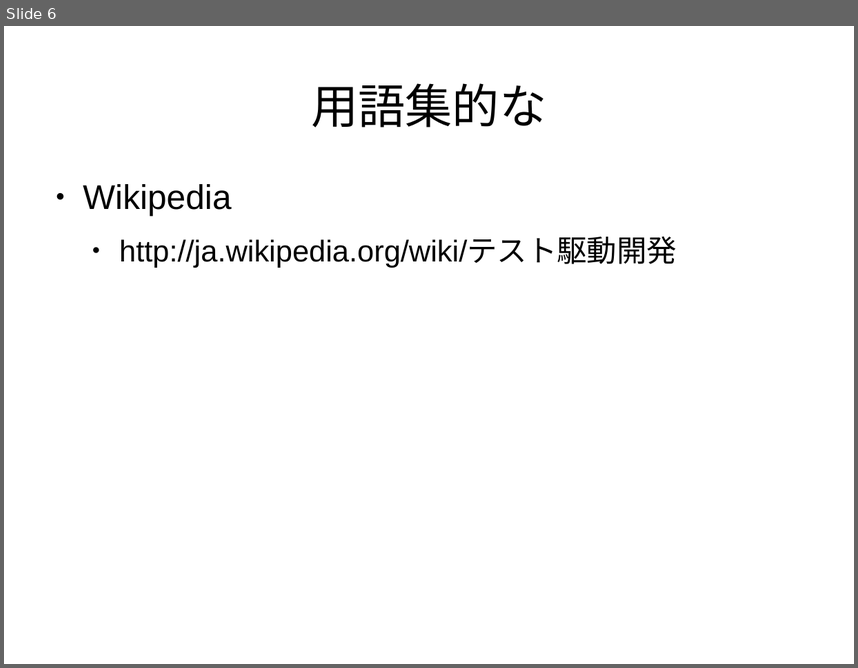
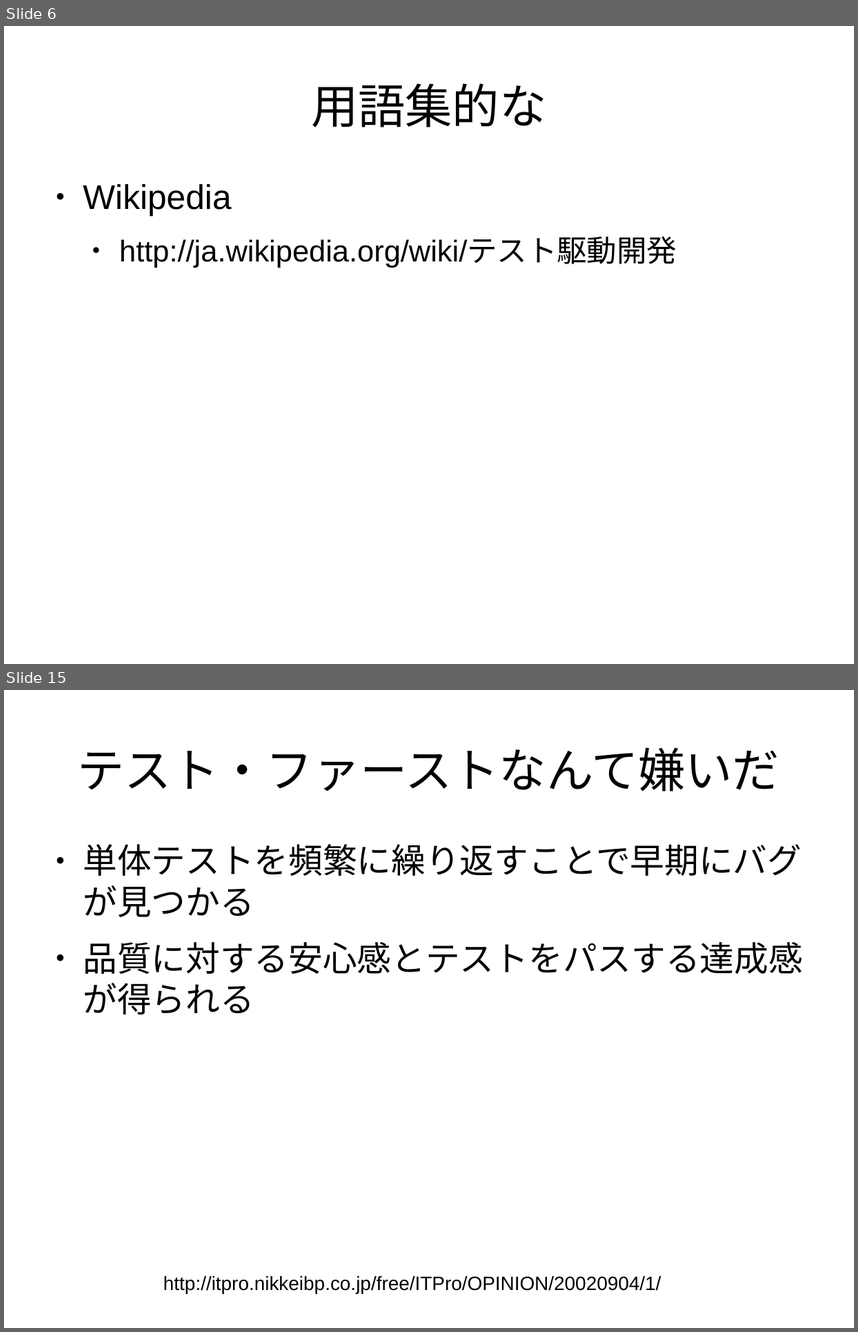
Before and after one commit to yujiorama/event, a slide deck: tddconf/tdd_revice.odp. Shown one above the other, each under a label of ours: slide 6 before the commit, slides 6 and 15 after it; the slides between them are not shown. The pictures are 858x668 and 858x1332 pixels, drawn with LibreOffice and Linux fonts; fonts in the diff are those of the drawing. Boxes give left, top, right and bottom in pixels: in the first picture for what was removed or moved away, otherwise in the second. Text is boxed around its words. In the diff, an @@ line names an element or a change of style, - is before the commit and + after.

```diff
--- a/tddconf/tdd_revice.odp
+++ b/tddconf/tdd_revice.odp
@@ slide 15 added at <box>4,690,854,1328</box>, background #FFFFFF @@
@@ title added at <box>78,747,780,791</box>, 44 pt, text #000000 @@
+テスト・ファーストなんて嫌いだ
@@ text added at <box>83,844,802,1014</box>, 32 pt, text #000000 @@
+● 単体テストを頻繁に繰り返すことで早期にバグが見つかる
+● 品質に対する安心感とテストをパスする達成感が得られる
@@ text added at <box>163,1275,662,1293</box>, 18 pt, text #000000 @@
+http://itpro.nikkeibp.co.jp/free/ITPro/OPINION/20020904/1/
```
Also in this commit, not shown: 3 slides changed, 19 other slides added, 3 slides removed.
